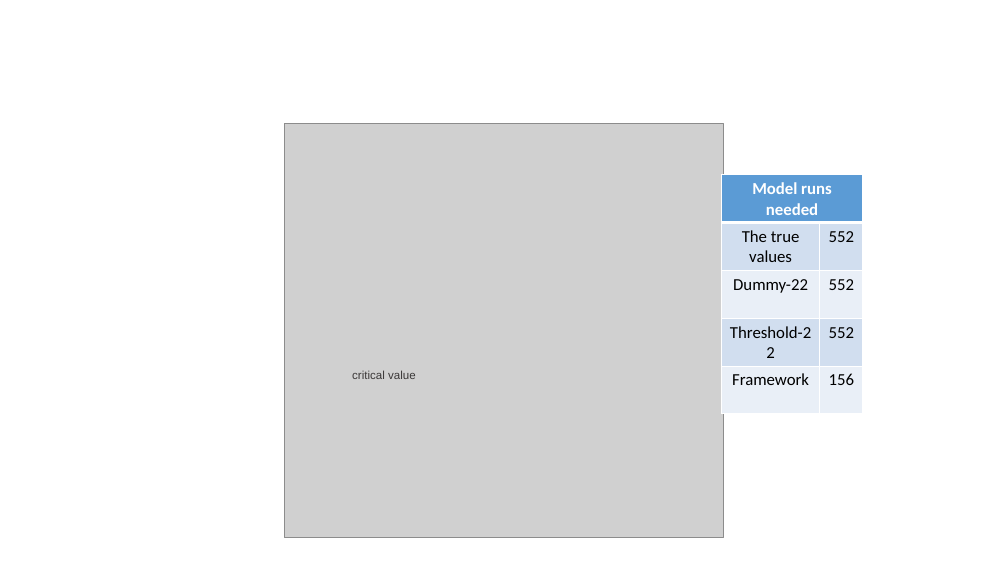
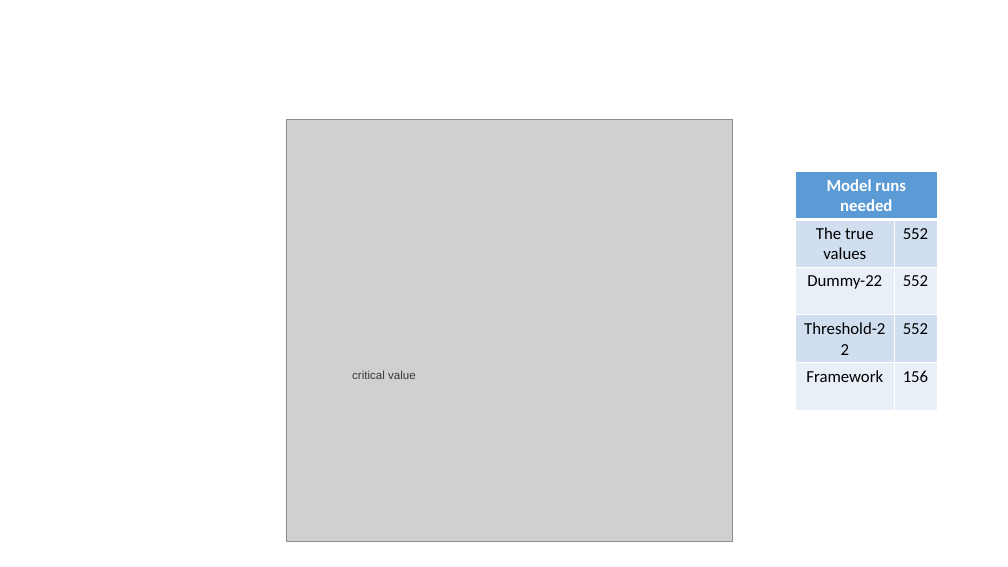
Before and after one commit to QianWanghhu/factor_fixing, a slide deck: slide 6 of output/paper0915/figure/Figures.pptx. Drawn at 1008x567 pixels with LibreOffice and Linux fonts; fonts in the diff are those of the drawing; grey boxes stand for pictures. Boxes give left, top, right and bottom in pixels: in the first picture for what was removed or moved away, otherwise in the second. Text is boxed around its words. In the diff, an @@ line names an element or a change of style, - is before the commit and + after.

```diff
--- a/output/paper0915/figure/Figures.pptx
+++ b/output/paper0915/figure/Figures.pptx
@@ picture: place and size @@
-picture at [284, 123, 724, 538]
+picture at [287, 119, 733, 541]
@@ table: place and size @@
-table at [721, 175, 863, 414]
+table at [796, 172, 937, 411]
```
Also in this commit, not shown: 1 other slide changed, 4 other files.
